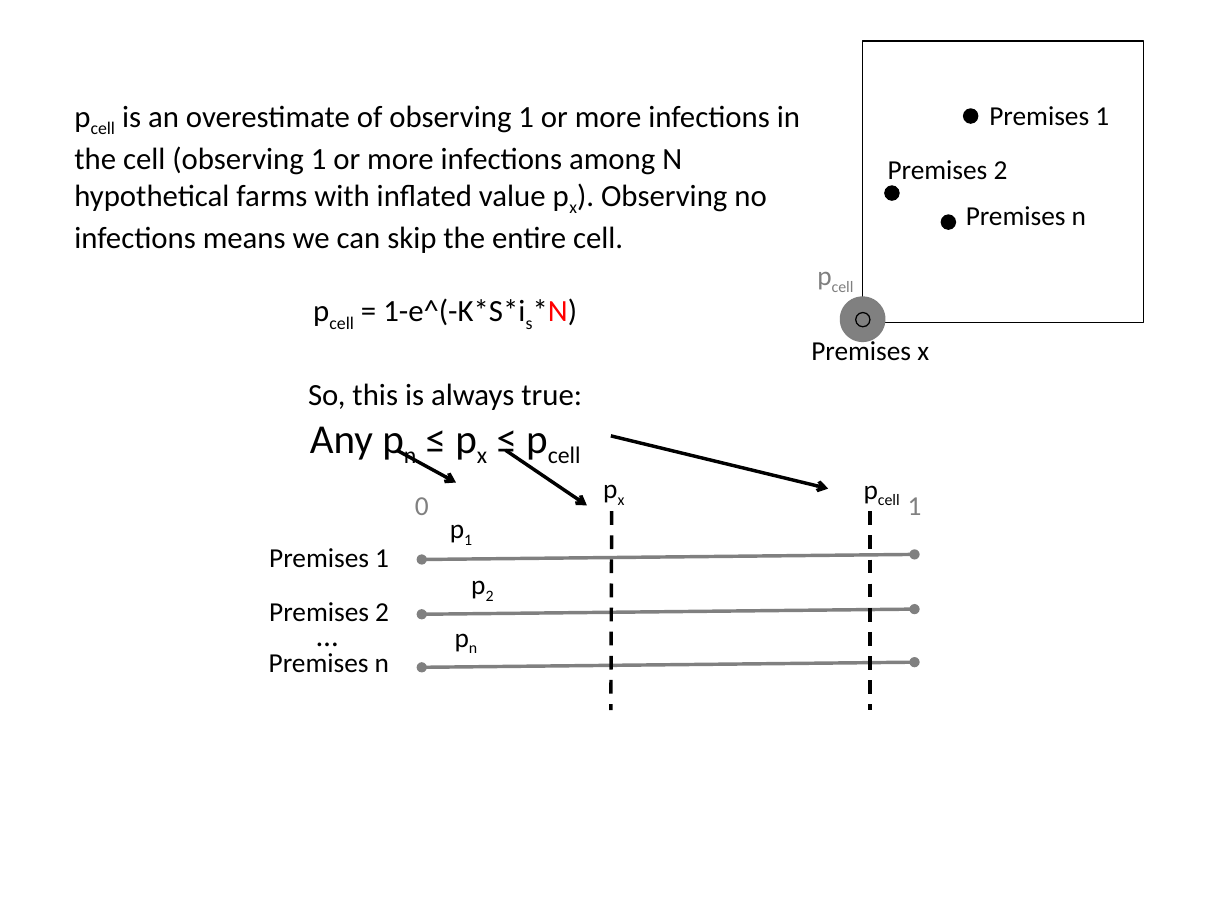
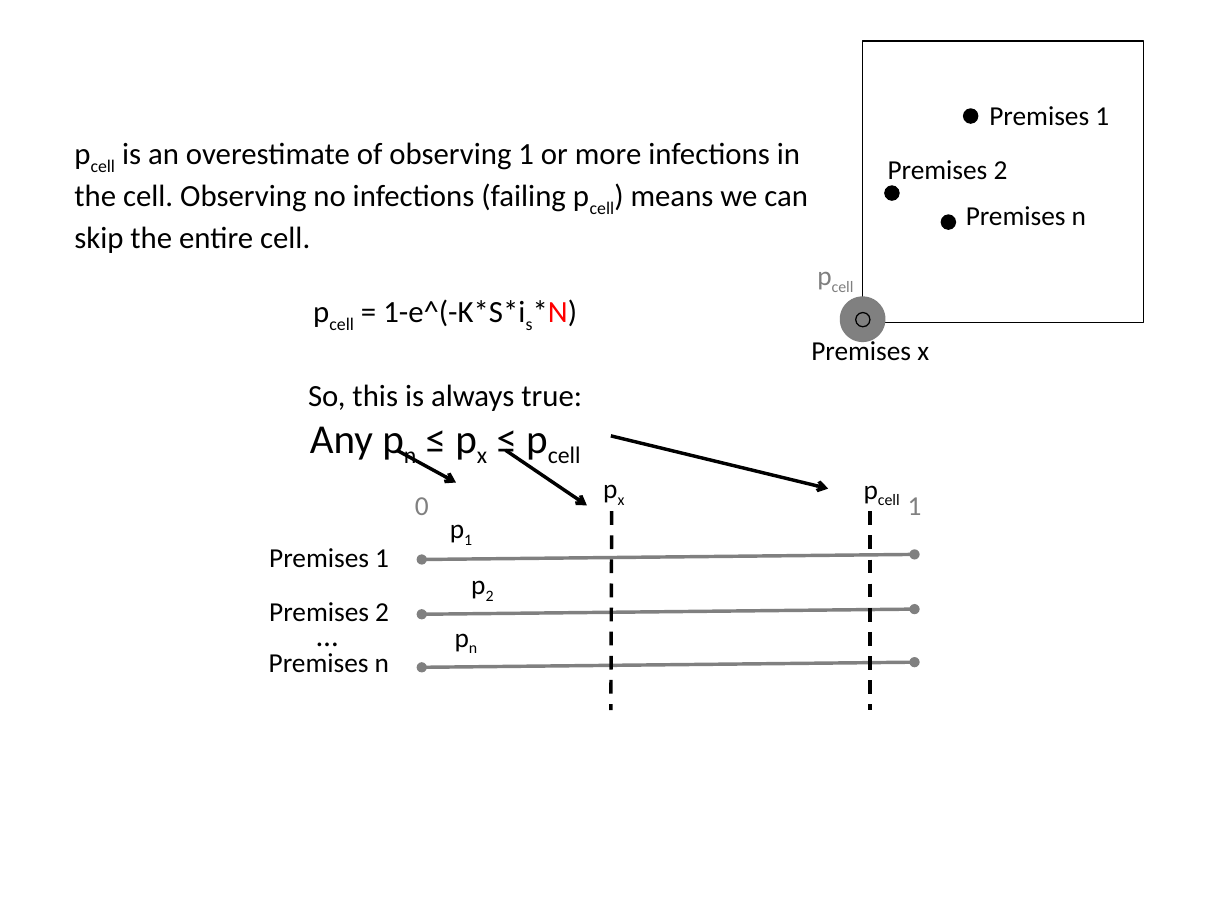
Before and after one commit to webblabb/usdosr, a slide deck: slide 24 of Schematics.pptx (slide 21 before the commit). Drawn at 1232x924 pixels with LibreOffice and Linux fonts; fonts in the diff are those of the drawing. Boxes give left, top, right and bottom in pixels: in the first picture for what was removed or moved away, otherwise in the second. Text is boxed around its words. In the diff, an @@ line names an element or a change of style, - is before the commit and + after.

```diff
--- a/Schematics.pptx
+++ b/Schematics.pptx
@@ text "pcell is an overestimate of ...": place and size @@
-text "pcell is an overestimate of ..." at [74, 105, 800, 460]
+text "pcell is an overestimate of ..." at [74, 142, 808, 460]
@@ text at [74, 142, 808, 253]: text changed @@
-pcell is an overestimate of observing 1 or more infections in the cell (observing 1 or more infections among N hypothetical farms with inflated value px). Observing no infections means we can skip the entire cell.
+pcell is an overestimate of observing 1 or more infections in the cell. Observing no infections (failing pcell) means we can skip the entire cell.
```
Also in this commit, not shown: 7 other slides changed, 3 slides added, 9 other files.
